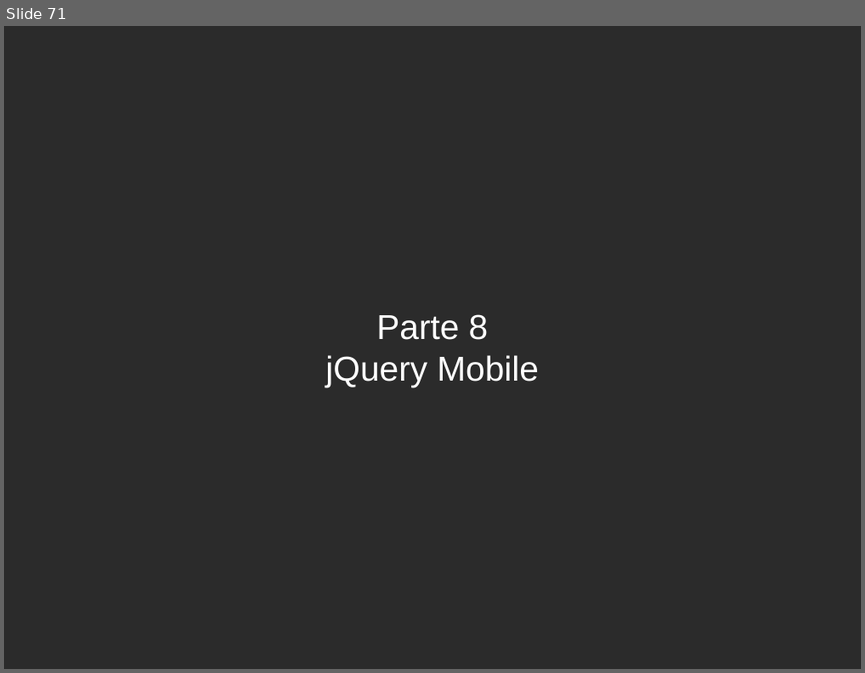
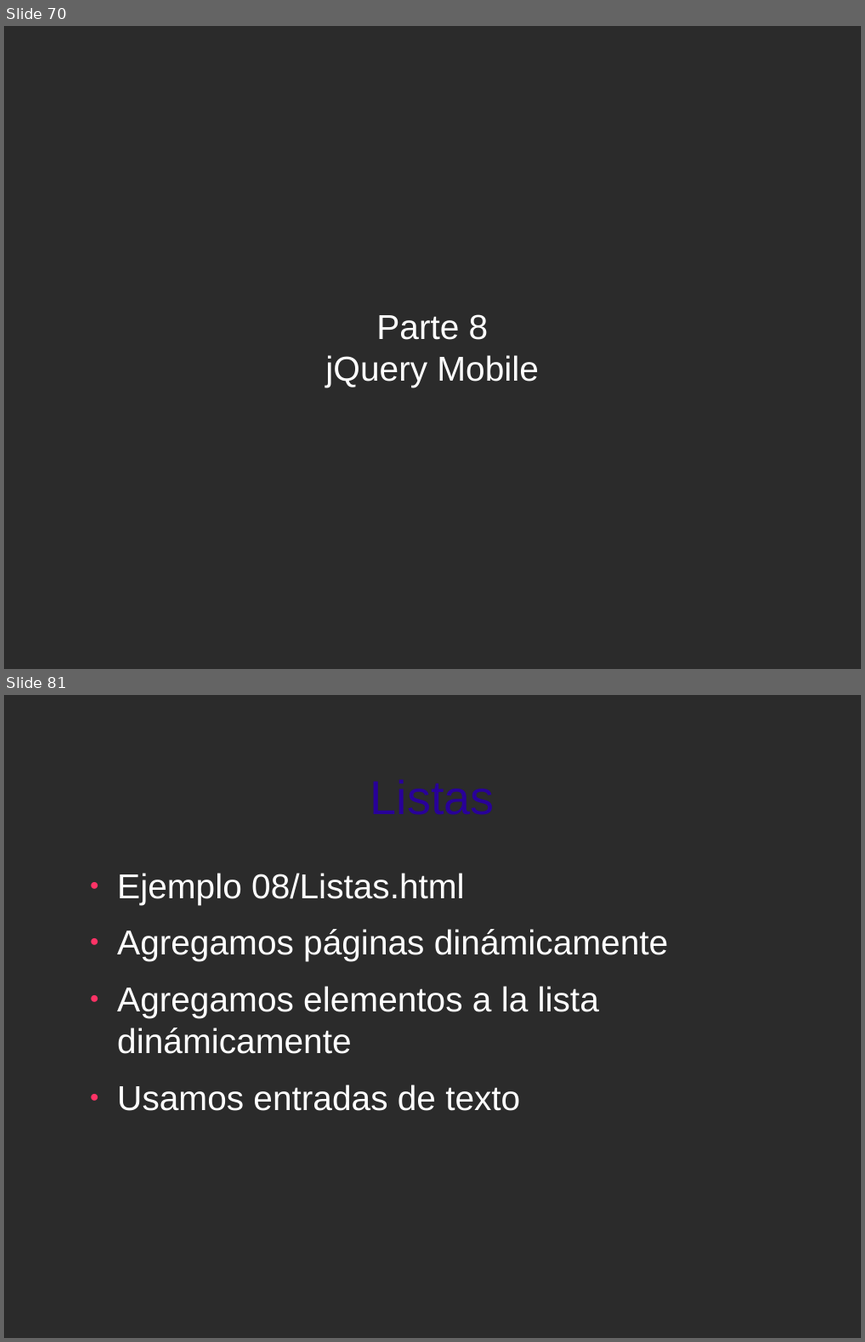
Before and after one commit to jorgeu/curso-jquery, a slide deck: curso-jquery.odp. Shown one above the other, each under a label of ours: slide 71 before the commit, slides 70 and 81 after it; the slides between them are not shown. The pictures are 865x673 and 865x1342 pixels, drawn with LibreOffice and Linux fonts; fonts in the diff are those of the drawing; background and template pictures are left out; a plain dark background stands for a picture behind light text. Boxes give left, top, right and bottom in pixels: in the first picture for what was removed or moved away, otherwise in the second. Text is boxed around its words. In the diff, an @@ line names an element or a change of style, - is before the commit and + after.

```diff
--- a/curso-jquery.odp
+++ b/curso-jquery.odp
@@ slide 81 added at box(4, 695, 861, 1338), background picture (left out) @@
@@ title added at box(370, 779, 494, 815), 44 pt, text #280099 @@
+Listas
@@ text added at box(117, 873, 669, 1111), 32 pt, text #FFFFFF @@
+● Ejemplo 08/Listas.html
+● Agregamos páginas dinámicamente
+● Agregamos elementos a la lista dinámicamente
+● Usamos entradas de texto
@@ what was slide 71 is now slide 70 @@
```
Also in this commit, not shown: 13 other slides added, 1 slide removed, 2 other files.
